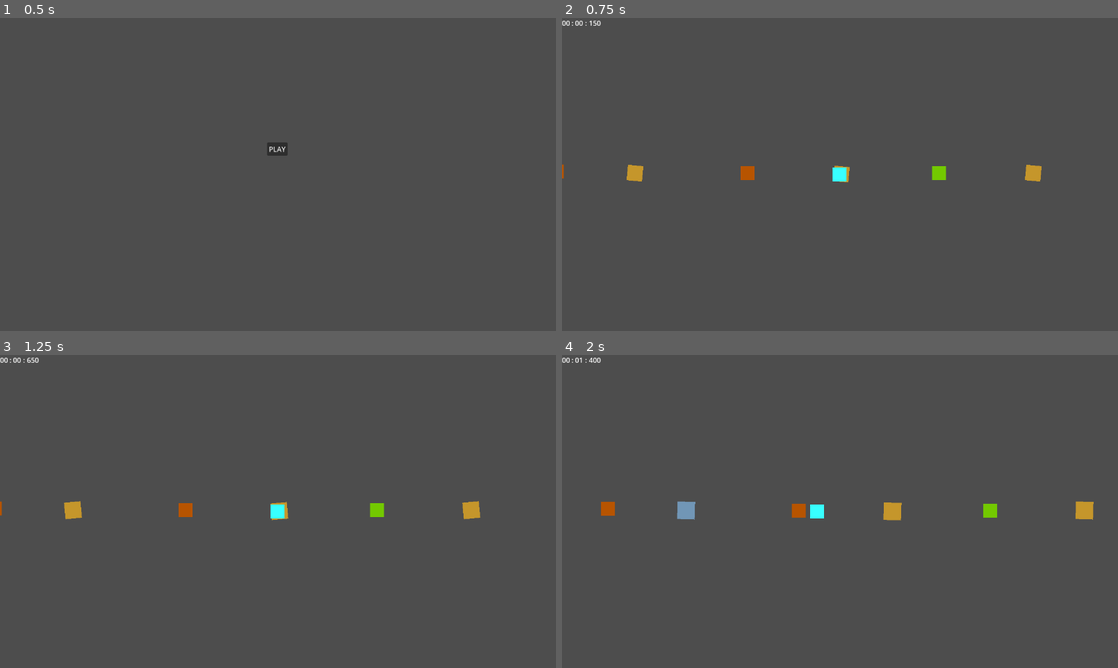
Above: before the commit, frames 1-4 (two rows, left to right).
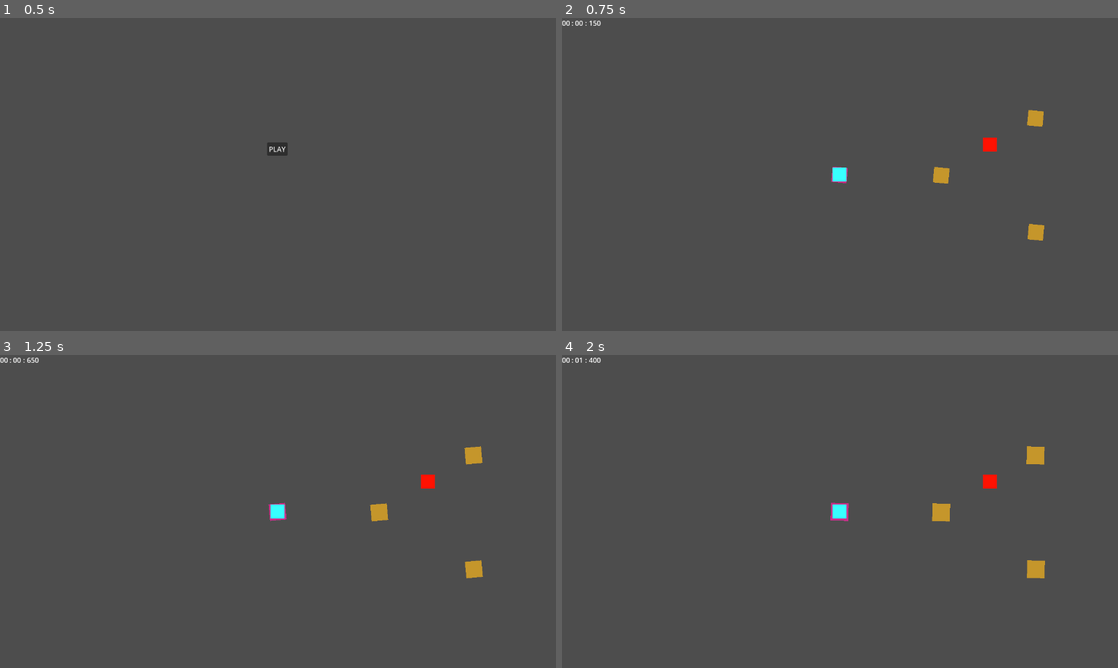
Above: after the commit, the same moments.

Repository: billbobphil/polymars-jam-2024
Game: Godot game, scene res://top.tscn
Two runs of this game, one before a commit and one after it. Both use one fixed random seed, a clock stepped at 60 frames per second and the inputs below.
Inputs (mouse positions are in pixels of both pictures, inside the frame that each line leads up to):
- Up to frame 1 (0.5 s): no input
- Up to frame 2 (0.75 s): click "PLAY" at 0.5 s
- Up to frame 3 (1.25 s): no input
- Up to frame 4 (2 s): tap Enter at 1.25 s; move the mouse to (634, 511) at 1.27 s; tap Space (overheat) at 1.35 s; click (634, 511) at 1.42 s

Frame 1 is identical in both runs. In frame 2, 1.0% of the frame differs, in the area x 0-87%, y 29-72%; in frame 3, 1.2%; in frame 4, 1.8%, in the area x 7-96%, y 29-72%.

Commit message:
Moved player back to starting position

Diff:
--- a/game.tscn
+++ b/game.tscn
@@ -566,12 +566,13 @@
 [node name="WarpExit-4" parent="Warps" instance=ExtResource("10_nbpfi")]
 position = Vector2(12469, -1430)
 
-[node name="Finish" parent="." node_paths=PackedStringArray("hud") instance=ExtResource("14_77kpb")]
+[node name="Finish" parent="." instance=ExtResource("14_77kpb")]
 position = Vector2(16201, -2513)
-hud = NodePath("../HUD")
+hud = Object(CanvasLayer,"_import_path":NodePath(""),"unique_name_in_owner":false,"process_mode":0,"process_priority":0,"process_physics_priority":0,"process_thread_group":0,"editor_description":"","layer":1,"visible":true,"offset":Vector2(0, 0),"rotation":0.0,"scale":Vector2(1, 1),"transform":Transform2D(1, 0, 0, 1, 0, 0),"follow_viewport_enabled":false,"follow_viewport_scale":1.0,"script":ExtResource("15_hqy2d"))
+
 
 [node name="Player" parent="." node_paths=PackedStringArray("startingCheckpoint") instance=ExtResource("4_3aab6")]
-position = Vector2(15972, -2510)
+position = Vector2(39, 161)
 startingCheckpoint = NodePath("../PositionNodes/StartingCheckpoint")
 
 [node name="HUD" type="CanvasLayer" parent="."]
